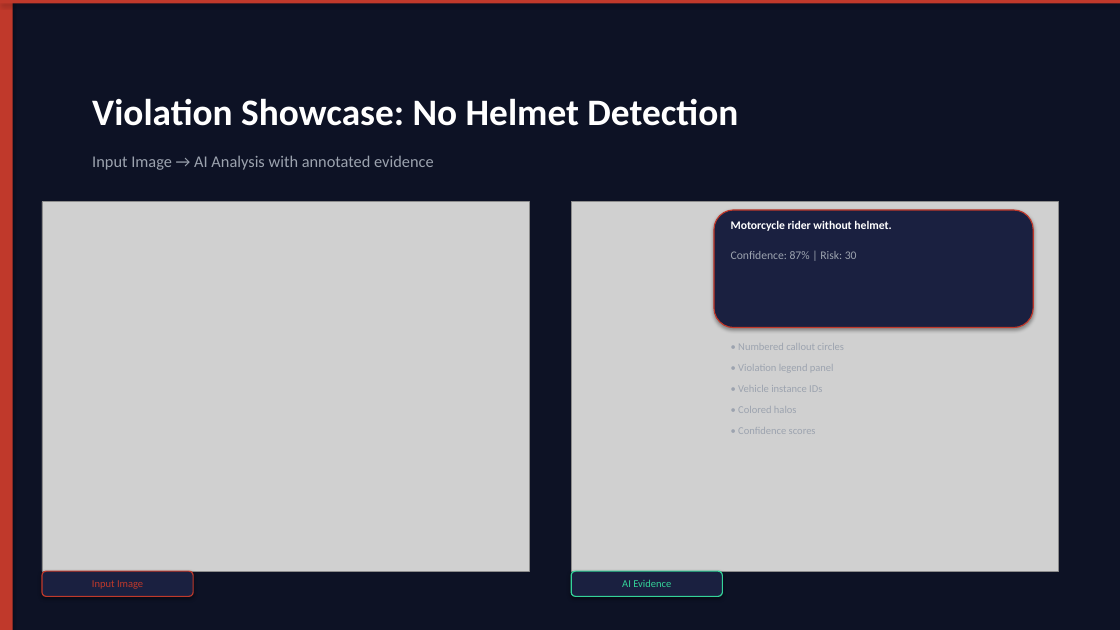
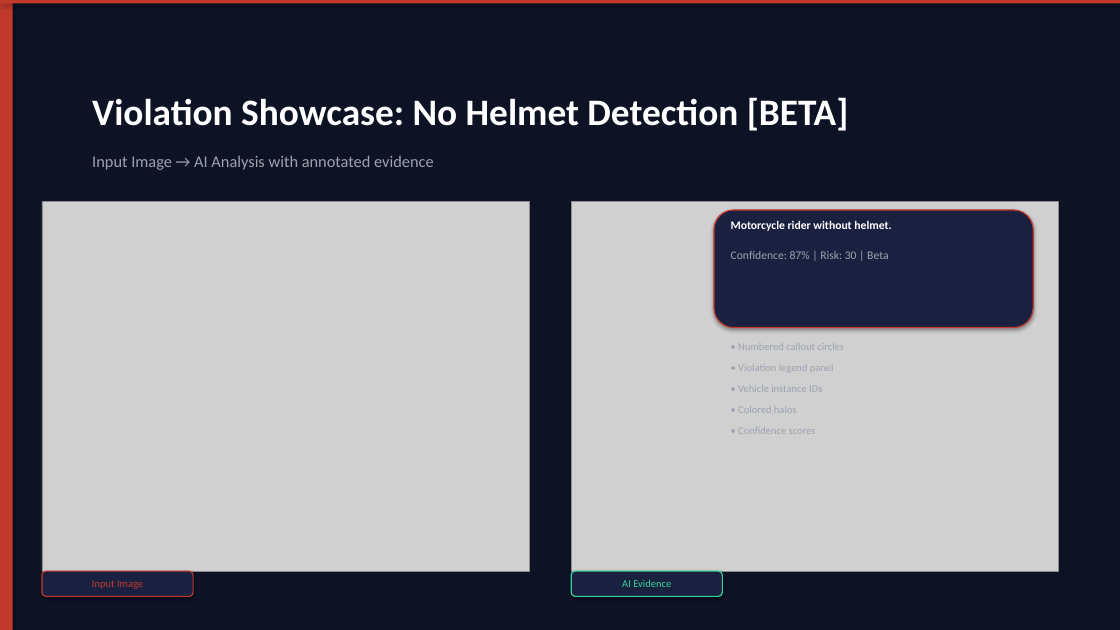
Before and after one commit to vamsi061/trinetra-traffic-ai, a slide deck: slide 12 of TRINETRA_AI_Presentation.pptx. Drawn at 1120x630 pixels with LibreOffice and Linux fonts; fonts in the diff are those of the drawing; grey boxes stand for pictures. Boxes give left, top, right and bottom in pixels: in the first picture for what was removed or moved away, otherwise in the second. Text is boxed around its words. In the diff, an @@ line names an element or a change of style, - is before the commit and + after.

Commit message:
Mark helmet detection as Beta in backend, UI, and PPT

```diff
--- a/TRINETRA_AI_Presentation.pptx
+++ b/TRINETRA_AI_Presentation.pptx
@@ text at bbox=[92, 97, 849, 131]: text changed @@
-Violation Showcase: No Helmet Detection
+Violation Showcase: No Helmet Detection [BETA]
@@ text at bbox=[731, 251, 888, 259]: text changed @@
-Confidence: 87% | Risk: 30
+Confidence: 87% | Risk: 30 | Beta
```
Also in this commit, not shown: 2 other slides changed, 4 other files.
